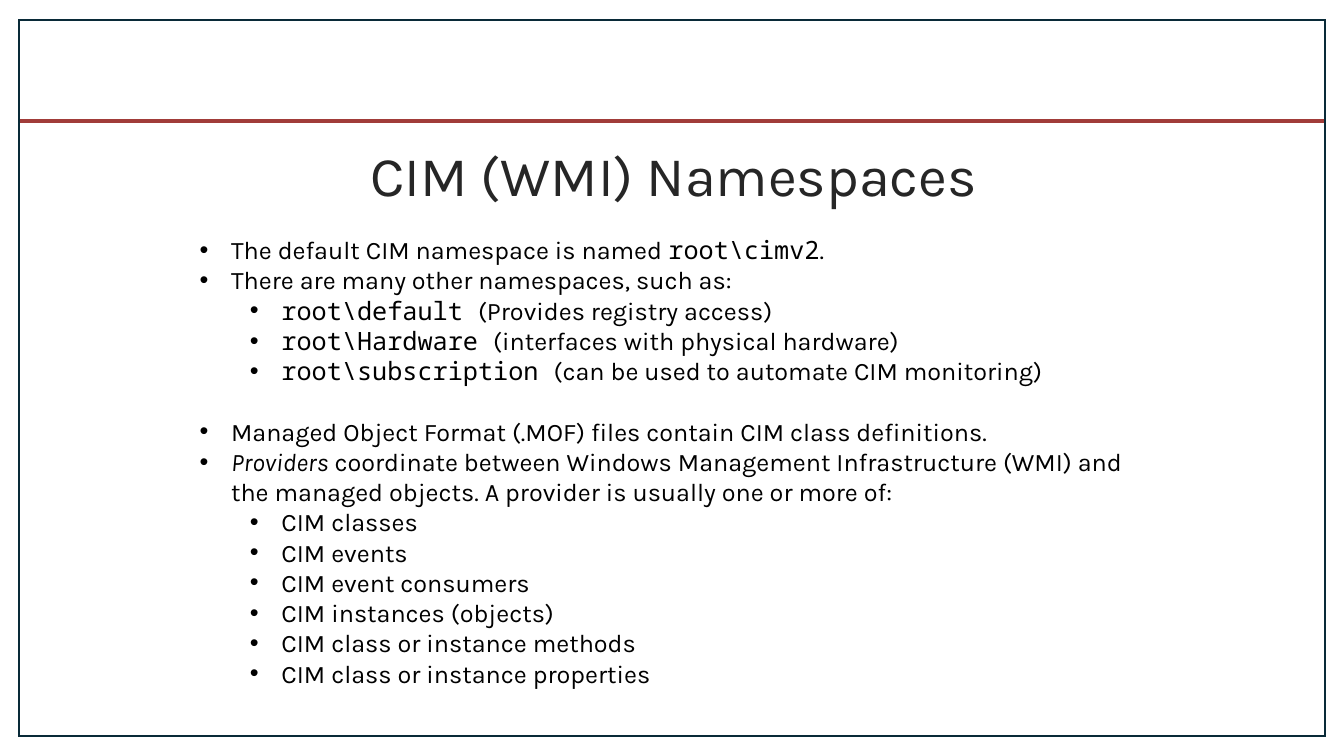
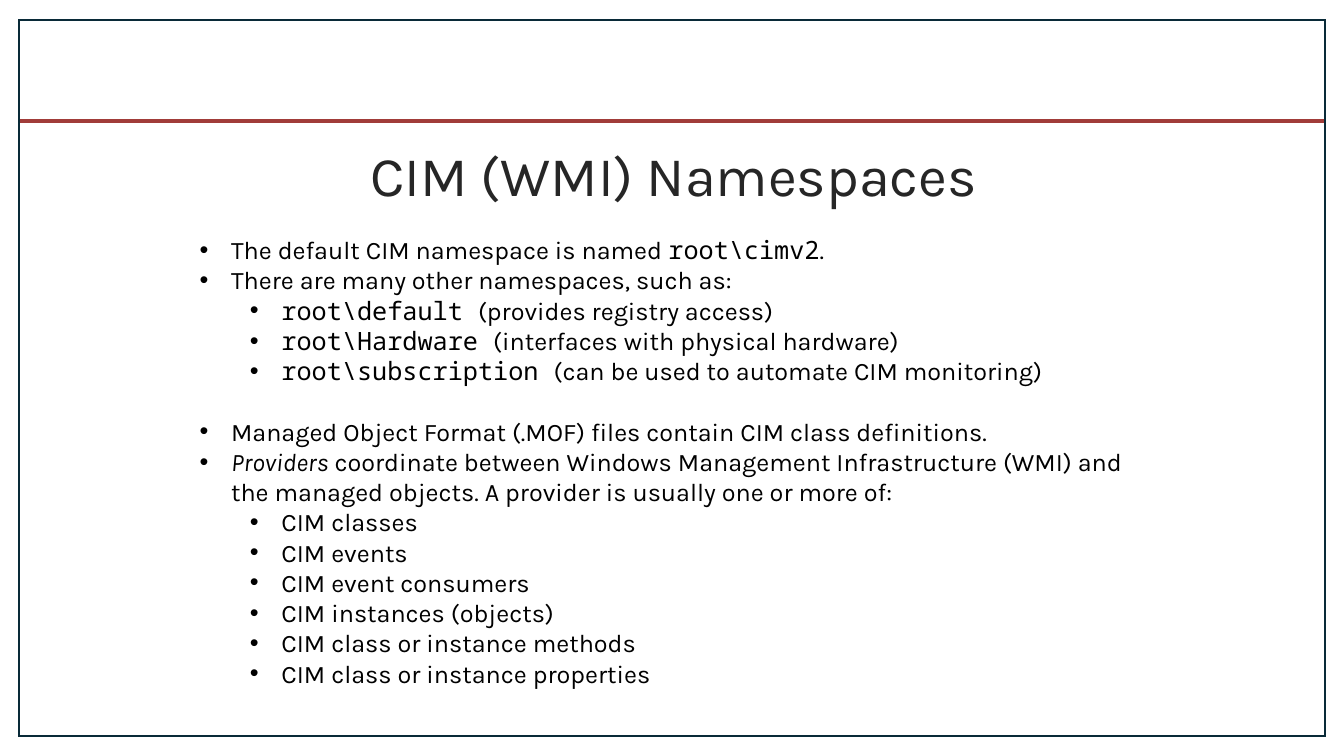
Before and after one commit to byui-cyber360/content, a slide deck: slide 2 of CYBER360-5.5-CIM-Event-Subscription.pptx. Drawn at 1344x756 pixels with LibreOffice and Linux fonts; fonts in the diff are those of the drawing; background and template pictures are left out. Boxes give left, top, right and bottom in pixels: in the first picture for what was removed or moved away, otherwise in the second. Text is boxed around its words. In the diff, an @@ line names an element or a change of style, - is before the commit and + after.

```diff
--- a/CYBER360-5.5-CIM-Event-Subscription.pptx
+++ b/CYBER360-5.5-CIM-Event-Subscription.pptx
@@ text at (281,300,773,326): text changed @@
-  • root\default (Provides registry access)
+  • root\default (provides registry access)
```
Also in this commit, not shown: 5 other files.
